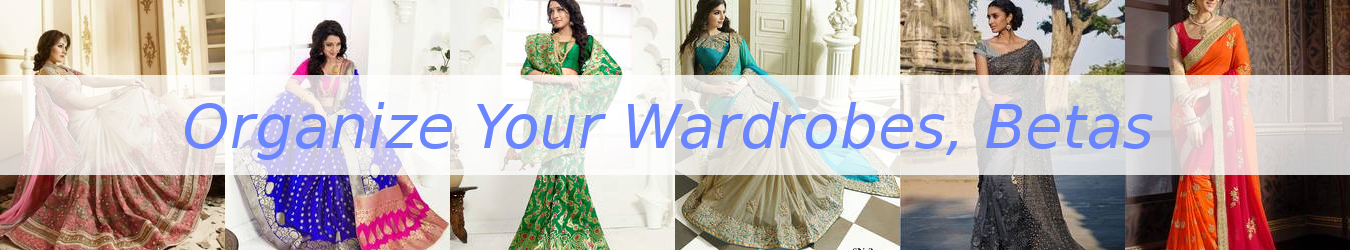
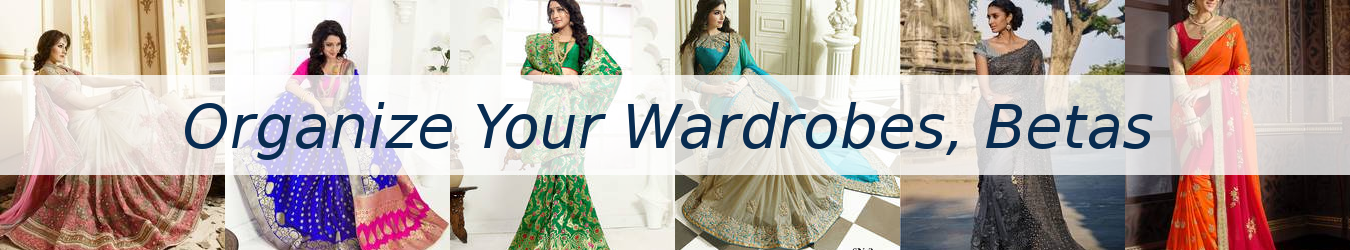
Layered file, before and after one edit (1350x250). Changes by layer:
painted on "Organize Your Wardrobes, Betas" over left=185, top=102, right=1153, bottom=160
